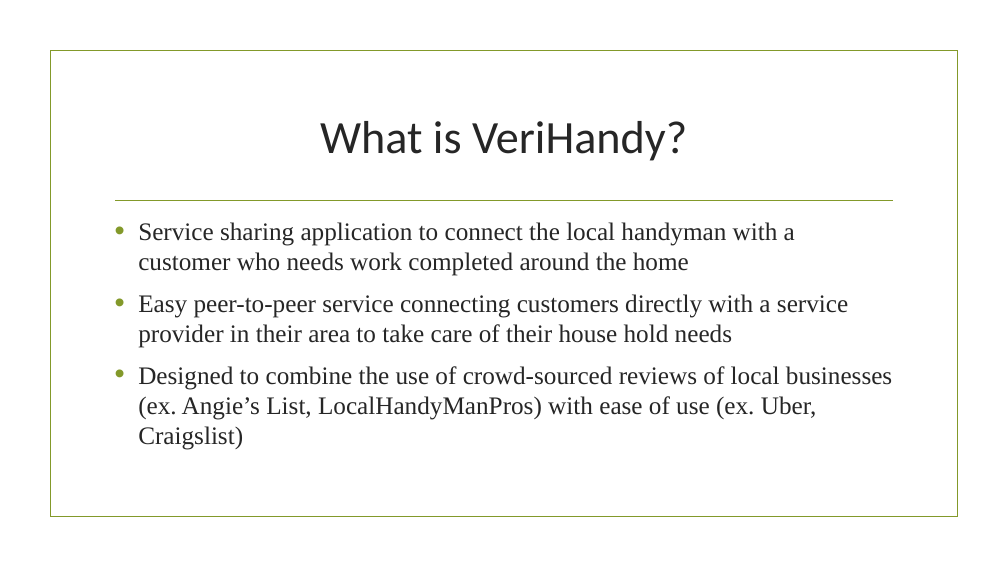
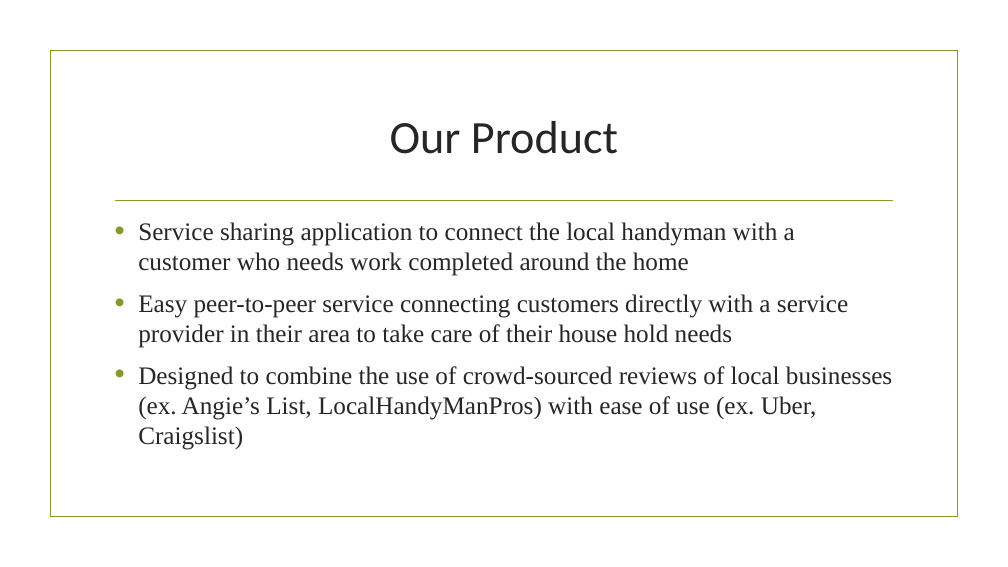
Before and after one commit to jjumbc/Software-Engineering-Group-project, a slide deck: slide 2 of Presentation/Spiral2.pptx. Drawn at 1008x567 pixels with LibreOffice and Linux fonts; fonts in the diff are those of the drawing; background and template pictures are left out. Boxes give left, top, right and bottom in pixels: in the first picture for what was removed or moved away, otherwise in the second. Text is boxed around its words. In the diff, an @@ line names an element or a change of style, - is before the commit and + after.

```diff
--- a/Presentation/Spiral2.pptx
+++ b/Presentation/Spiral2.pptx
@@ title at (390,121,618,154): text changed @@
-What is VeriHandy?
+Our Product
```
Also in this commit, not shown: 3 other slides changed.
